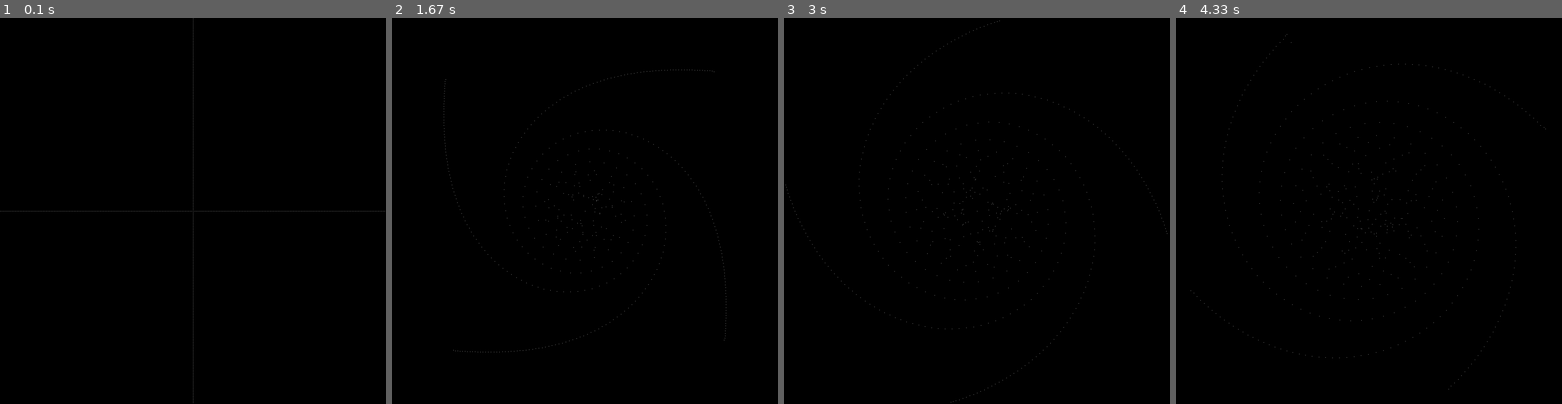
Above: before the commit, frames 1-4 (left to right).
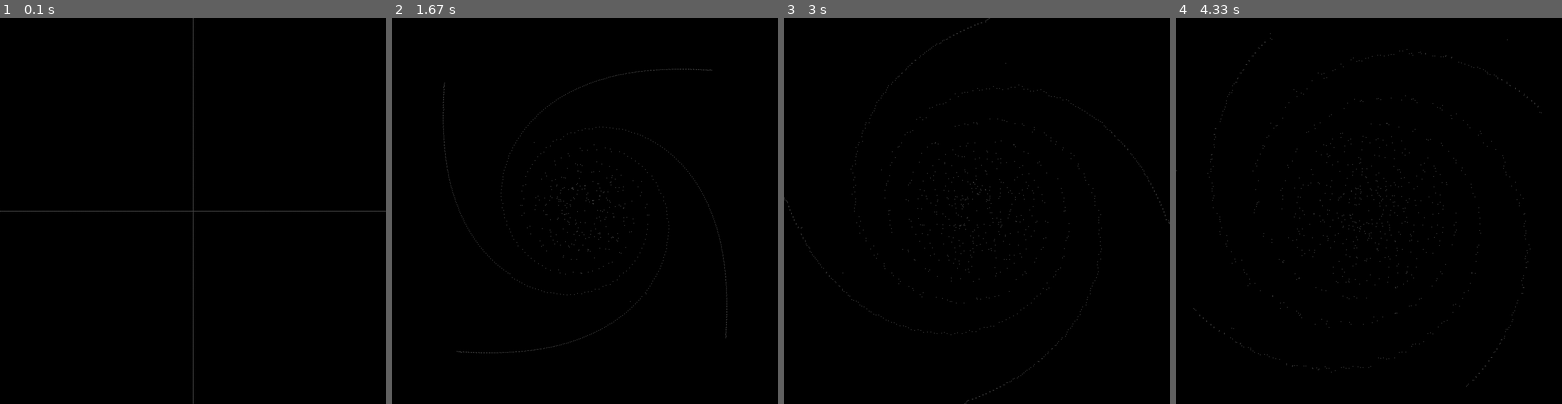
Above: after the commit, the same moments.

Repository: gandie/pyGravity
Game: pygame game, started from cygravity/pygame_bh.py
The game is run twice, just before and just after one commit, with the same random seed, the same clock (stepped at 60 frames per second) and the same inputs.
Inputs:
- Up to frame 1 (0.1 s): no input
- Up to frame 2 (1.67 s): hold Up 0.33-0.8 s; hold Down 0.83-1.13 s; hold Up 1.17-1.53 s; hold Down from 1.57 s (still down)
- Up to frame 3 (3 s): release Down at 1.93 s; hold Up 1.97-2.27 s; hold Down 2.3-2.6 s; hold Up from 2.63 s (still down)
- Up to frame 4 (4.33 s): release Up at 3 s; hold Down 3.03-3.4 s; hold Up 3.43-3.73 s; hold Down 3.77-4.07 s; hold Up from 4.1 s (still down)

The runs differ from the first frame. In frame 1, 0.1% of the frame differs, in the area x 0-100%, y 0-100%; in frame 2, 0.4%, in the area x 13-87%, y 13-87%; in frame 3, 0.4%; in frame 4, 0.4%.

Commit message:
Add more cython tuning 2

Diff:
--- a/cygravity/pygame_bh.py
+++ b/cygravity/pygame_bh.py
@@ -27,13 +27,13 @@
     clock = pygame.time.Clock()
 
     draw_boxes = False
-    engine = Engine(size=1000)
+    engine = Engine(size=1000, phi=1)
 
     SUNMASS = 1000000
 
     def add_bodies():
-        for i in range(125):
-            x = i * 4
+        for i in range(250):
+            x = i * 2
             cog_left = (x, 500)
             cog_right = (1000 - x, 500)
             cog_up = (500, x)
Not shown, changed: cygravity/engine_bh.pyx
